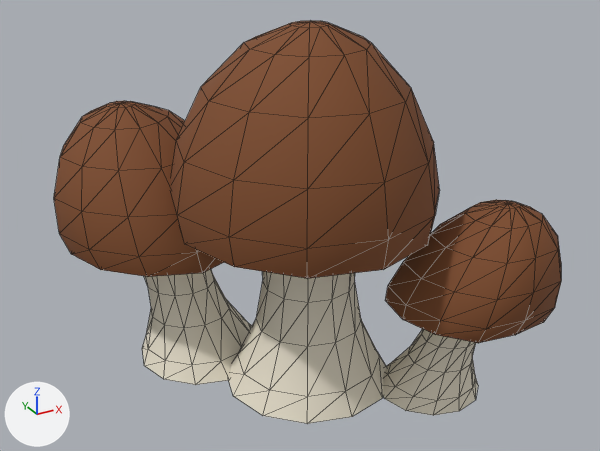
A saved change to the glTF model mushrooms/mushroom-bolete-cluster.glb.
Before and after are seen from a 50 mm camera at (-0.247, -0.465, 0.339) aimed at (0.004, -0.009, 0.111). Arrows for +X, +Y and +Z are at lower left; the lights stay in place. The older version comes first. Mesh edges are drawn as thin lines. Vertices at exactly the same position are counted once.

Names of what the first picture shows: 'mushroom-bolete-cluster'.
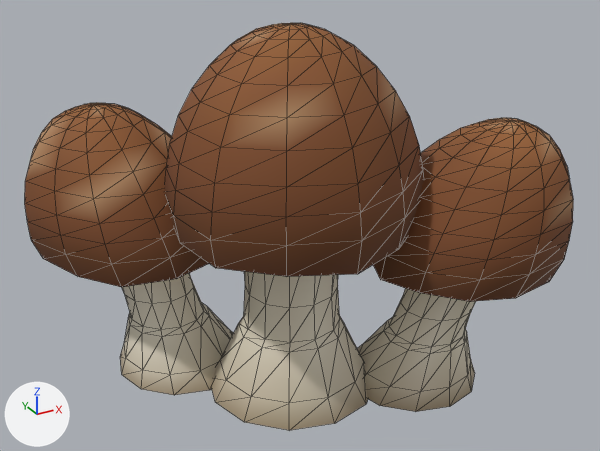
What changed in the scene script:
```text
Add mat_model:
    mat_model = bpy.data.materials.new('model')
    mat_model.use_nodes = True; mat_model.node_tree.nodes.clear()
    _N = mat_model.node_tree.nodes; _L = mat_model.node_tree.links
    n0 = _N.new('ShaderNodeBsdfPrincipled'); n0.name = 'Principled BSDF'
    n0.inputs[2].default_value = 0.85  # 'Roughness'
    n1 = _N.new('ShaderNodeOutputMaterial'); n1.name = 'Material Output'
    n2 = _N.new('ShaderNodeVertexColor'); n2.name = 'Color Attribute'
    _L.new(n0.outputs[0], n1.inputs[0])  # 'BSDF' to 'Surface'
    _L.new(n2.outputs[0], n0.inputs[0])  # 'Color' to 'Base Color'
Change me_mushroom_bolete_cluster:
    used by ob_mushroom_bolete_cluster; location = (0.0, 0.0, 0.0)
    remove me_mushroom_bolete_cluster.from_pydata(...)  # 504 vertices, 864 faces; spans x -0.141..0.141, y -0.142..0.142, z 0.0..0.25
    remove me_mushroom_bolete_cluster.materials.append(mat_stem)  # pale yellow #e9e1cd
    remove me_mushroom_bolete_cluster.materials.append(mat_gills)  # beige #cec0a1
    remove me_mushroom_bolete_cluster.materials.append(mat_capbrown)  # brown #7e4b28
    add me_mushroom_bolete_cluster.from_pydata(...)  # 720 vertices, 1296 faces; spans x -0.161..0.161, y -0.133..0.133, z 0.0..0.25
    me_mushroom_bolete_cluster part 1: the loose piece of 108 vertices spanning x -0.089..0.091, y -0.114..0.061, z 0.122..0.25 is rebuilt with 168 vertices and now spans x -0.091..0.074, y -0.108..0.055, z 0.118..0.25, in mat_model
    me_mushroom_bolete_cluster part 2: the loose piece of 108 vertices spanning x -0.141..0.003, y -0.005..0.142, z 0.09..0.185 is rebuilt with 168 vertices and now spans x -0.161..-0.024, y -0.007..0.133, z 0.089..0.188, in mat_model
    me_mushroom_bolete_cluster part 3: the loose piece of 60 vertices spanning x -0.056..0.063, y -0.082..0.037, z 0.0..0.135 is rebuilt with 72 vertices and now spans x -0.07..0.049, y -0.082..0.037, z 0.0..0.135, in mat_model
    me_mushroom_bolete_cluster part 4: the loose piece of 60 vertices spanning x 0.034..0.108, y -0.111..-0.039, z 0.0..0.076 is rebuilt with 72 vertices and now spans x 0.02..0.122, y -0.104..-0.009, z 0.0..0.101, in mat_model
    me_mushroom_bolete_cluster part 5: the loose piece of 60 vertices spanning x -0.097..-0.003, y -0.003..0.094, z 0.0..0.1 is rebuilt with 72 vertices and now spans x -0.116..-0.02, y -0.008..0.089, z 0.0..0.102, in mat_model
    me_mushroom_bolete_cluster part 6: a new loose piece of 168 vertices spanning x 0.032..0.161, y -0.133..-0.004, z 0.087..0.187, in mat_model
    me_mushroom_bolete_cluster part 7
    108 vertices are removed from x 0.035..0.141, y -0.142..-0.04, z 0.069..0.141
    192 faces are deleted
    add me_mushroom_bolete_cluster.materials.append(mat_model)
```

Pixel boxes (x1, y1, x2, y2) of what changed, in the pictures (600 x 451 px):
'mushroom-bolete-cluster', reshaped (8% wider): before (54, 21, 561, 424); after (25, 23, 573, 430)
part 1 of me_mushroom_bolete_cluster, rebuilt: before (171, 21, 440, 278); after (165, 23, 424, 277)
part 2 of me_mushroom_bolete_cluster, rebuilt (8% wider): before (54, 101, 224, 277); after (25, 103, 209, 287)
part 3 of me_mushroom_bolete_cluster, rebuilt: before (229, 272, 387, 424); after (212, 271, 368, 430)
part 4 of me_mushroom_bolete_cluster, rebuilt (25% wider, 44% taller): before (383, 329, 478, 415); after (357, 288, 476, 412)
part 5 of me_mushroom_bolete_cluster, rebuilt: before (142, 269, 252, 385); after (120, 273, 233, 395)
part 6 of me_mushroom_bolete_cluster, added (brown): after (373, 118, 573, 302)
part 7 of me_mushroom_bolete_cluster, deleted: before (385, 200, 561, 343)
